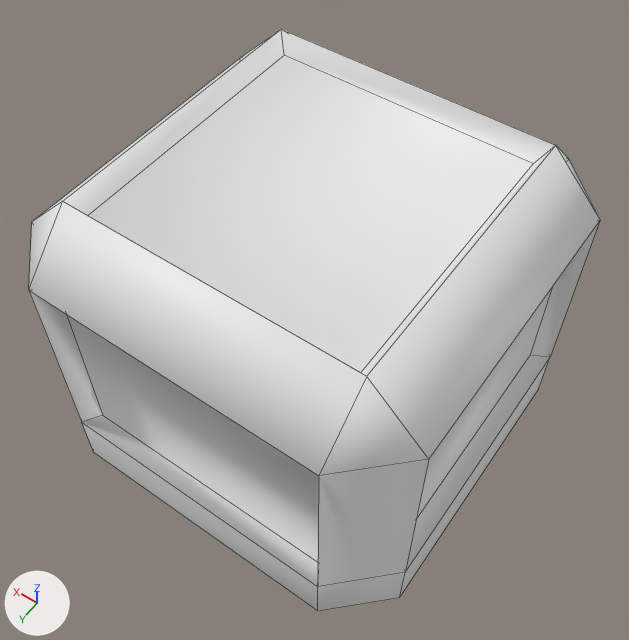
One commit to the Blender file work/blender/station-parts.blend: the scene before it, then after it.
One viewpoint serves both versions: a 50 mm lens placed at (-1.28, 1.8, 3.09), pointed at (-0.04, 0.06, 0.36). The axes (+X, +Y, +Z) are drawn at lower left. The lights are the same throughout. Mesh edges are drawn as thin lines. The same objects are shown in both versions, whatever each file hides.

In view in the first picture: 'Nub'.
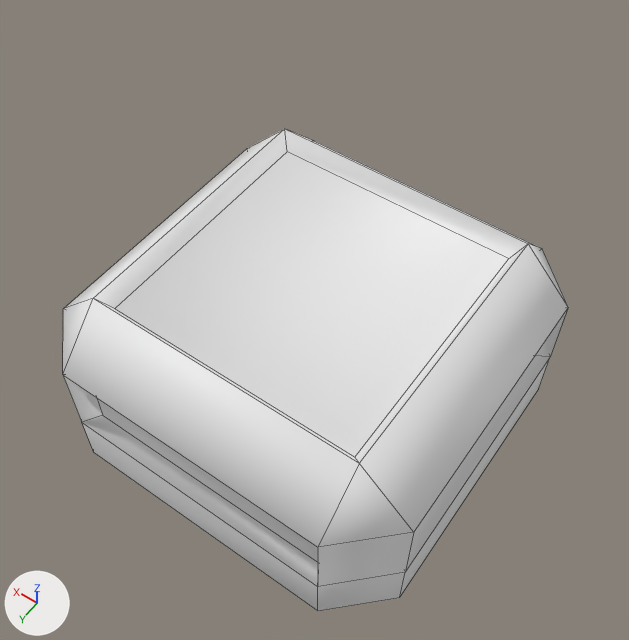
Changed parts and their boxes [x1, y1, x2, y2] in the pictures (629 x 640 px; the box of a moved part takes in the faces that stretch with it):
'Nub', reshaped (12% narrower, 17% shorter)
    before: [29, 29, 600, 611]
    after: [63, 129, 568, 611]
part 1 of me_cube_003, moved or reshaped
    before: [29, 29, 600, 573]
    after: [63, 129, 568, 573]

The change, as a list of edits to the scene's bpy script:
```text
Change me_cube_003:
    where me_cube_003.from_pydata(...)  # 48 vertices, 45 faces; spans x -0.83..0.83, y -0.83..0.83, z -0.25..1.08
    used by ob_nub; location = (0.0, 0.0, 0.0)
    me_cube_003 part 1: all 24 vertices in x -0.83..0.83, y -0.83..0.83, z 0.8..1.08 are moved by (0.0, 0.0, -0.5)
```
